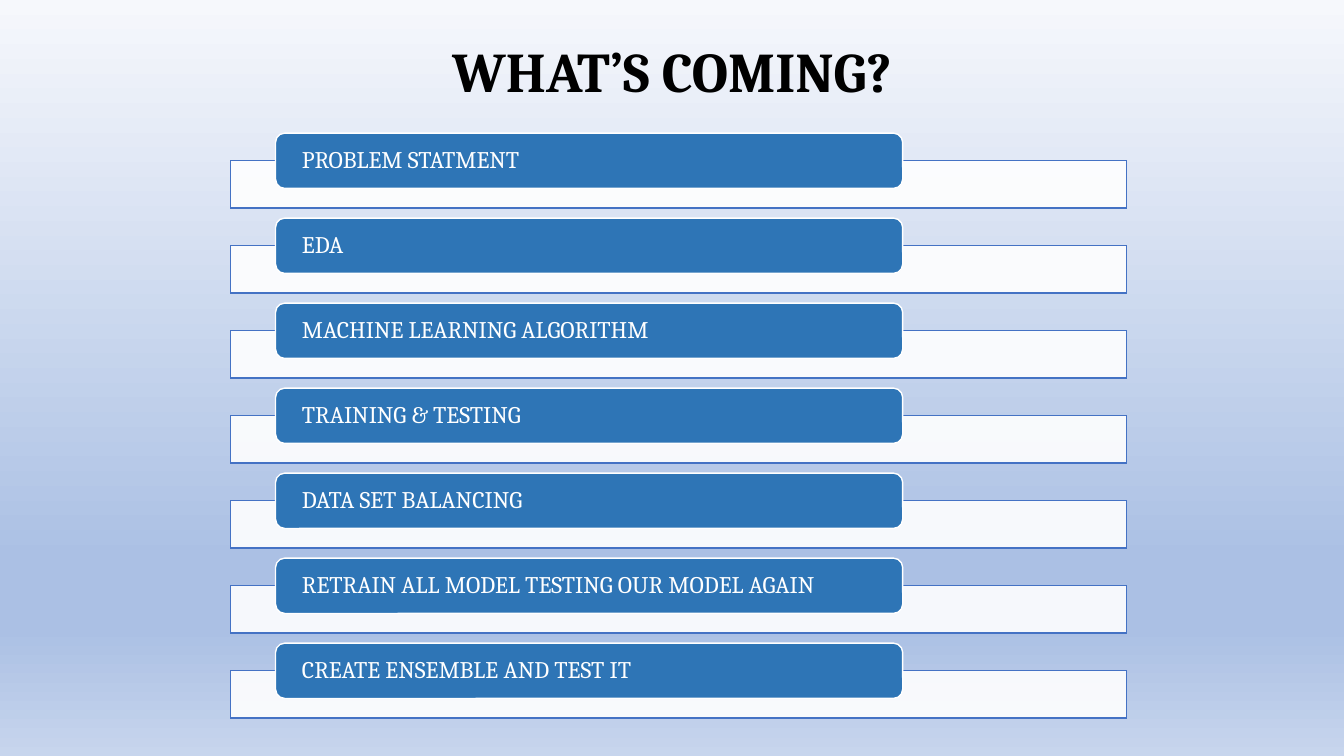
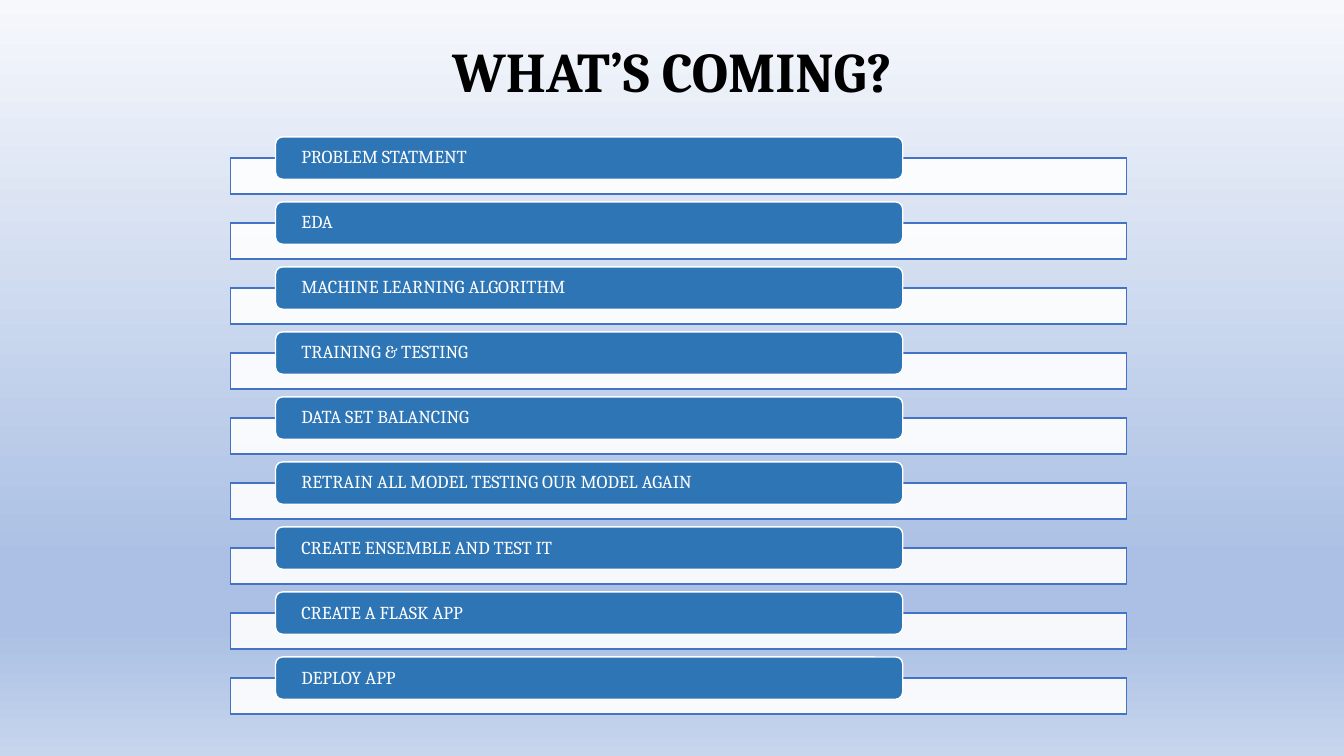
Before and after one commit to deepakver484/Project-Digverve, a slide deck: slide 2 of Final Presentation.pptx. Drawn at 1344x756 pixels with LibreOffice and Linux fonts; fonts in the diff are those of the drawing. Boxes give left, top, right and bottom in pixels: in the first picture for what was removed or moved away, otherwise in the second. Text is boxed around its words. In the diff, an @@ line names an element or a change of style, - is before the commit and + after.

```diff
--- a/Final Presentation.pptx
+++ b/Final Presentation.pptx
@@ rounded rectangle: place and size @@
-rounded rectangle at [275,133,902,189]
+rounded rectangle at [275,137,902,179]
@@ rectangle: place and size @@
-rectangle at [231,161,1127,209]
+rectangle at [231,158,1127,195]
@@ rounded rectangle: place and size @@
-rounded rectangle at [275,218,902,273]
+rounded rectangle at [275,202,902,244]
@@ text "EDA": place and size @@
-text "EDA" at [302,237,343,253]
+text "EDA" at [301,216,333,228]
@@ rectangle: place and size @@
-rectangle at [231,246,1127,293]
+rectangle at [231,223,1127,259]
@@ text "MACHINE LEARNING ALGORITHM": place and size @@
-text "MACHINE LEARNING ALGORITHM" at [302,322,648,338]
+text "MACHINE LEARNING ALGORITHM" at [301,280,566,293]
@@ rectangle: place and size @@
-rectangle at [231,331,1127,378]
+rectangle at [231,353,1127,389]
@@ rounded rectangle: place and size @@
-rounded rectangle at [275,303,902,359]
+rounded rectangle at [275,332,902,374]
@@ text "TRAINING & TESTING": place and size @@
-text "TRAINING & TESTING" at [302,407,520,423]
+text "TRAINING & TESTING" at [301,345,468,358]
@@ rectangle: place and size @@
-rectangle at [231,416,1127,464]
+rectangle at [231,418,1127,455]
@@ rounded rectangle: place and size @@
-rounded rectangle at [275,388,902,444]
+rounded rectangle at [275,397,902,440]
@@ text "DATA SET BALANCING": place and size @@
-text "DATA SET BALANCING" at [302,492,522,508]
+text "DATA SET BALANCING" at [301,410,469,423]
@@ rounded rectangle: place and size @@
-rounded rectangle at [275,473,902,528]
+rounded rectangle at [275,462,902,504]
@@ text "RETRAIN ALL MODEL TESTING OUR ...": place and size @@
-text "RETRAIN ALL MODEL TESTING OUR ..." at [302,577,814,593]
+text "RETRAIN ALL MODEL TESTING OUR ..." at [301,475,692,488]
@@ rectangle: place and size @@
-rectangle at [231,501,1127,548]
+rectangle at [231,483,1127,519]
@@ size 17 to 13 pt; less space between paragraphs in 7 elements at [301,150,467,163], [301,216,333,228], [301,280,566,293], [301,345,468,358], [301,410,469,423], [301,475,692,488], [301,541,552,554] @@
@@ text "CREATE ENSEMBLE AND TEST IT": place and size @@
-text "CREATE ENSEMBLE AND TEST IT" at [302,662,631,678]
+text "CREATE ENSEMBLE AND TEST IT" at [301,541,552,554]
@@ rounded rectangle: place and size @@
-rounded rectangle at [275,559,902,614]
+rounded rectangle at [275,592,902,634]
@@ rectangle: place and size @@
-rectangle at [231,586,1127,633]
+rectangle at [231,613,1127,649]
@@ rounded rectangle: place and size @@
-rounded rectangle at [275,643,902,699]
+rounded rectangle at [275,657,902,700]
@@ rectangle: place and size @@
-rectangle at [231,671,1127,719]
+rectangle at [231,679,1127,715]
@@ group added at [231,267,1127,684]: 2 rectangles, 2 rounded rectangles, 2 texts @@
+CREATE A FLASK APP
+DEPLOY APP
```
Also in this commit, not shown: 3 slides added.
